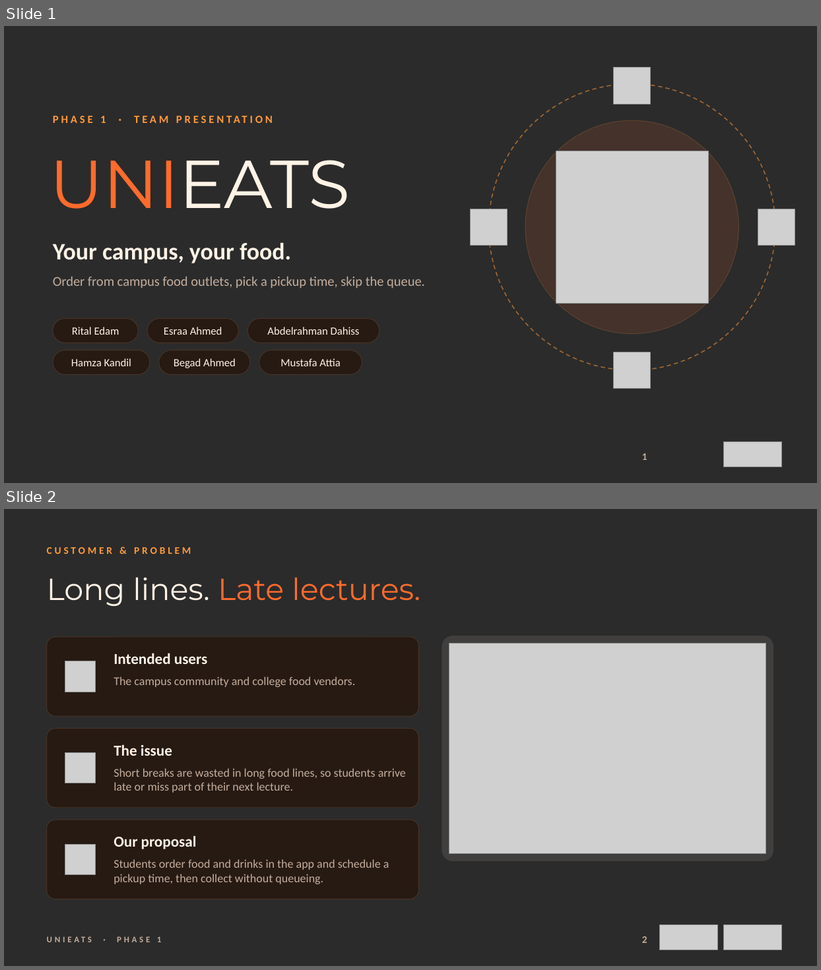
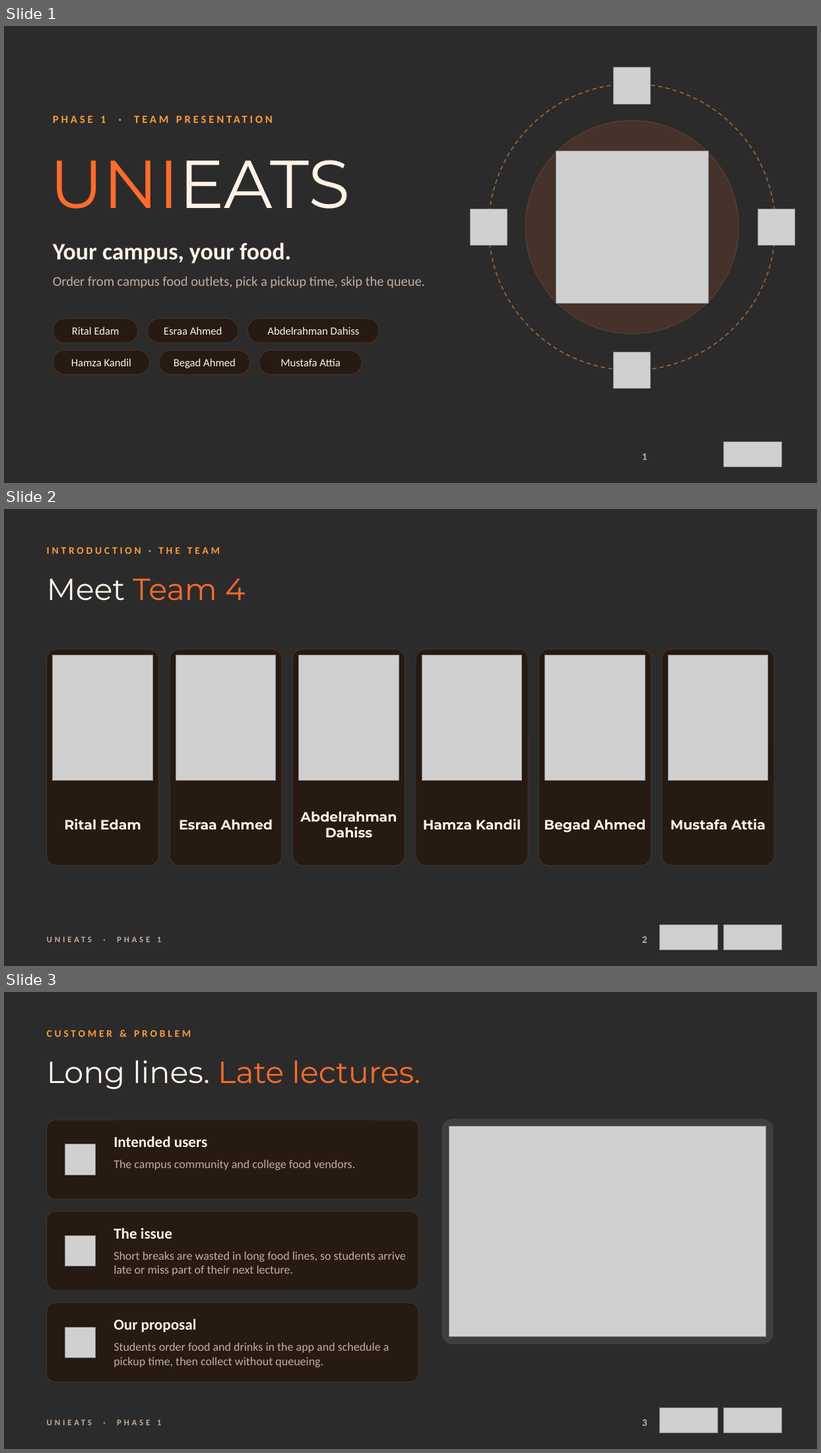
Before and after one commit to mostafaattiaa/UniEats, a slide deck: UniEats_Phase1.pptx. Shown one above the other, each under a label of ours: slides 1 and 2 before the commit, slides 1, 2 and 3 after it. The pictures are 821x970 and 821x1453 pixels, drawn with LibreOffice and Linux fonts; fonts in the diff are those of the drawing; grey boxes stand for pictures; background and template pictures are left out; a plain dark background stands for a picture behind light text. Boxes give left, top, right and bottom in pixels: in the first picture for what was removed or moved away, otherwise in the second. Text is boxed around its words. In the diff, an @@ line names an element or a change of style, - is before the commit and + after.

```diff
--- a/UniEats_Phase1.pptx
+++ b/UniEats_Phase1.pptx
@@ slide 2 added at bbox=[4, 509, 817, 966], background picture (left out); not listed: 1 template element that a slide beside it also shows @@
@@ text added at bbox=[47, 547, 220, 554], 12 pt, text #FF9A3C, bold @@
+INTRODUCTION · THE TEAM
@@ title added at bbox=[47, 578, 246, 601], 36 pt, text #FF6B2C @@
+Meet Team 4
@@ rounded rectangle added at bbox=[47, 650, 159, 866], fill #261A13, outline #4A3426 0.75 pt @@
@@ picture added at bbox=[53, 656, 153, 780] @@
@@ rounded rectangle added at bbox=[170, 650, 282, 866], fill #261A13, outline #4A3426 0.75 pt @@
@@ picture added at bbox=[176, 656, 276, 780] @@
@@ rounded rectangle added at bbox=[293, 650, 405, 866], fill #261A13, outline #4A3426 0.75 pt @@
@@ picture added at bbox=[299, 656, 399, 780] @@
@@ rounded rectangle added at bbox=[416, 650, 528, 866], fill #261A13, outline #4A3426 0.75 pt @@
@@ picture added at bbox=[422, 656, 522, 780] @@
@@ rounded rectangle added at bbox=[539, 650, 651, 866], fill #261A13, outline #4A3426 0.75 pt @@
@@ picture added at bbox=[545, 656, 645, 780] @@
@@ rounded rectangle added at bbox=[662, 650, 774, 866], fill #261A13, outline #4A3426 0.75 pt @@
@@ picture added at bbox=[668, 656, 768, 780] @@
@@ text added at bbox=[64, 819, 141, 830], 16 pt, text #FFF3E6, bold @@
+Rital Edam
@@ text added at bbox=[179, 819, 273, 830], 16 pt, text #FFF3E6, bold @@
+Esraa Ahmed
@@ text added at bbox=[300, 811, 397, 838], 16 pt, text #FFF3E6, bold @@
+Abdelrahman Dahiss
@@ text added at bbox=[423, 819, 521, 830], 16 pt, text #FFF3E6, bold @@
+Hamza Kandil
@@ text added at bbox=[544, 819, 646, 832], 16 pt, text #FFF3E6, bold @@
+Begad Ahmed
@@ text added at bbox=[671, 819, 766, 830], 16 pt, text #FFF3E6, bold @@
+Mustafa Attia
@@ page number added at bbox=[642, 937, 648, 943], 12 pt, text #C4AD9C, bold @@
+2
@@ picture added at bbox=[660, 925, 717, 951] @@
@@ picture added at bbox=[724, 925, 781, 951] @@
@@ what was slide 2 is now slide 3 @@
```
Also in this commit, not shown: 8 other files.
